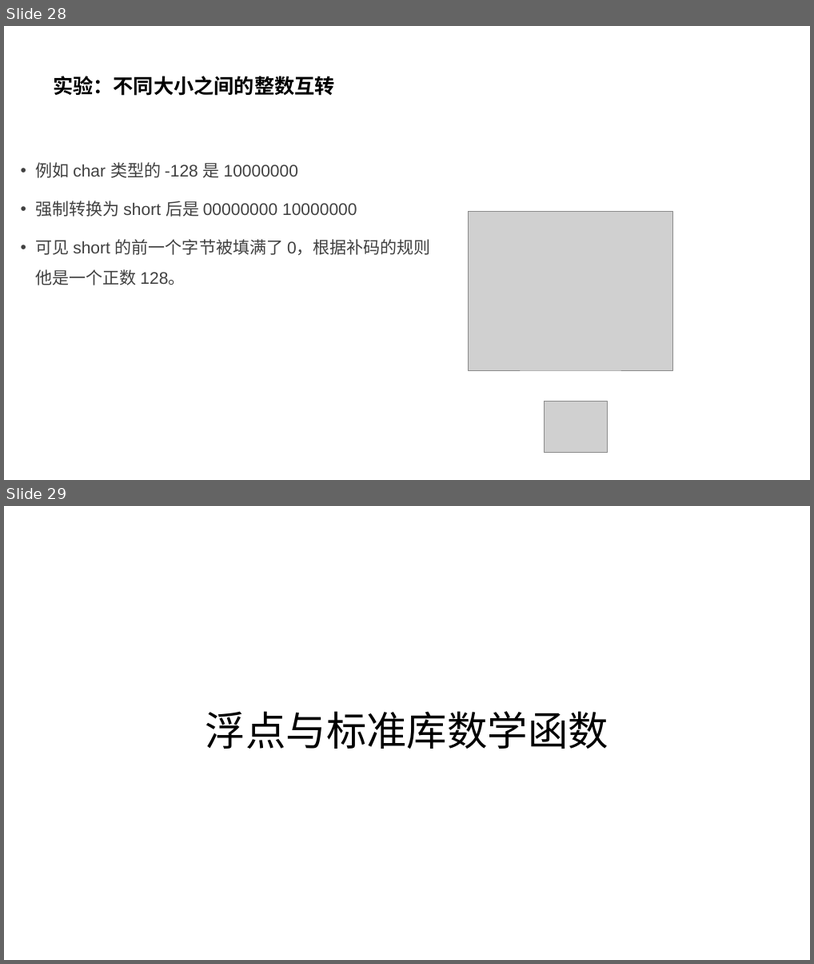
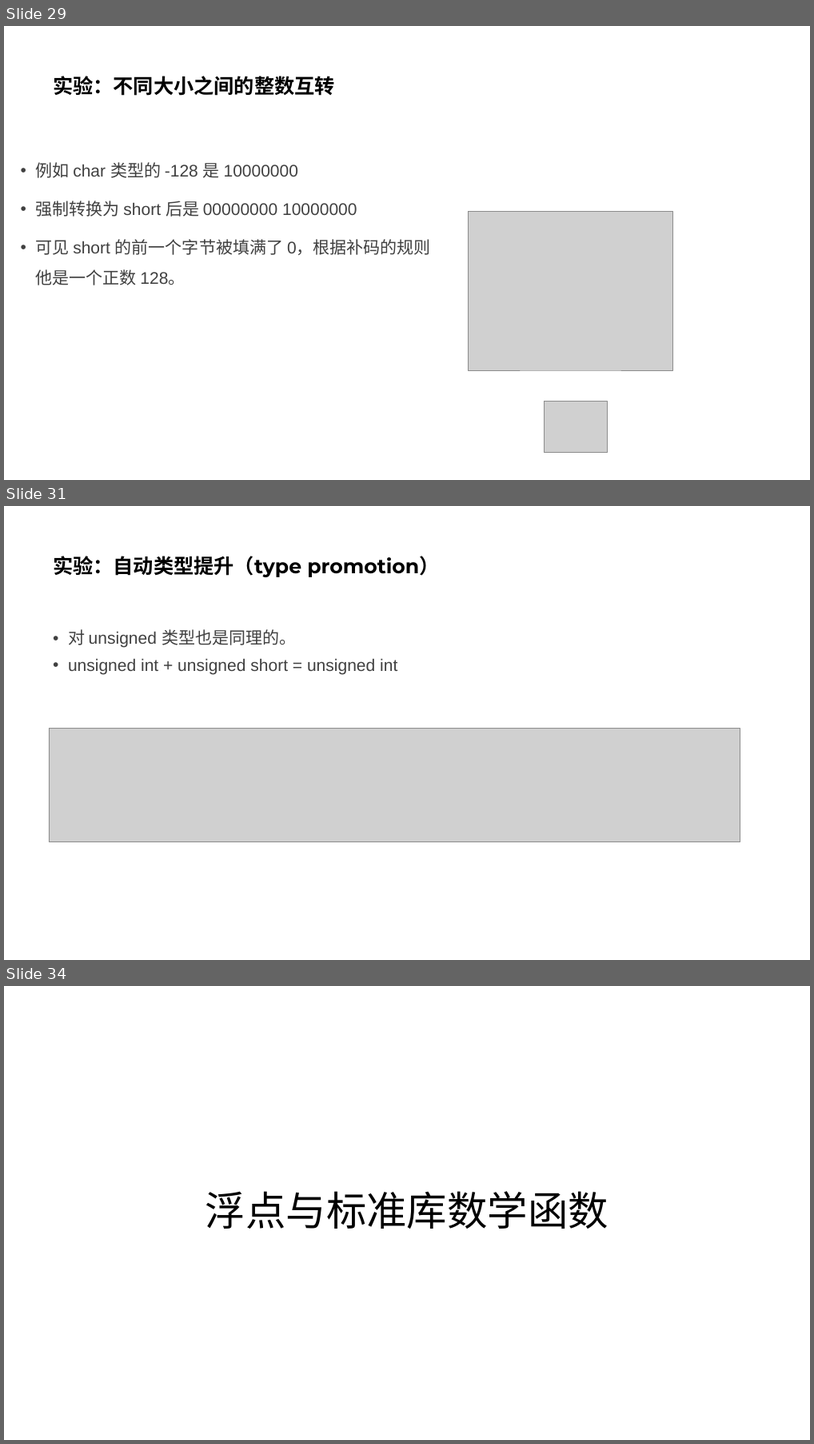
Before and after one commit to parallel101/course, a slide deck: 12/slides.pptx. Shown one above the other, each under a label of ours: slides 28 and 29 before the commit, slides 29, 31 and 34 after it; the slides between them are not shown. The pictures are 814x964 and 814x1444 pixels, drawn with LibreOffice and Linux fonts; fonts in the diff are those of the drawing; grey boxes stand for pictures. Boxes give left, top, right and bottom in pixels: in the first picture for what was removed or moved away, otherwise in the second. Text is boxed around its words. In the diff, an @@ line names an element or a change of style, - is before the commit and + after.

```diff
--- a/12/slides.pptx
+++ b/12/slides.pptx
@@ slide 31 added at (x1=4, y1=506, x2=810, y2=960), background #FFFFFF @@
@@ title added at (x1=53, y1=556, x2=439, y2=577), 24 pt, text #000000, bold @@
+实验：自动类型提升（type promotion）
@@ text added at (x1=68, y1=629, x2=398, y2=674), 20 pt, text #404040 @@
+• 对 unsigned 类型也是同理的。
+• unsigned int + unsigned short = unsigned int
@@ picture added at (x1=49, y1=728, x2=741, y2=842) @@
@@ what was slide 28 is now slide 29 @@
@@ what was slide 29 is now slide 34 @@
```
Also in this commit, not shown: 4 slides changed, 6 other slides added, 9 other files.
